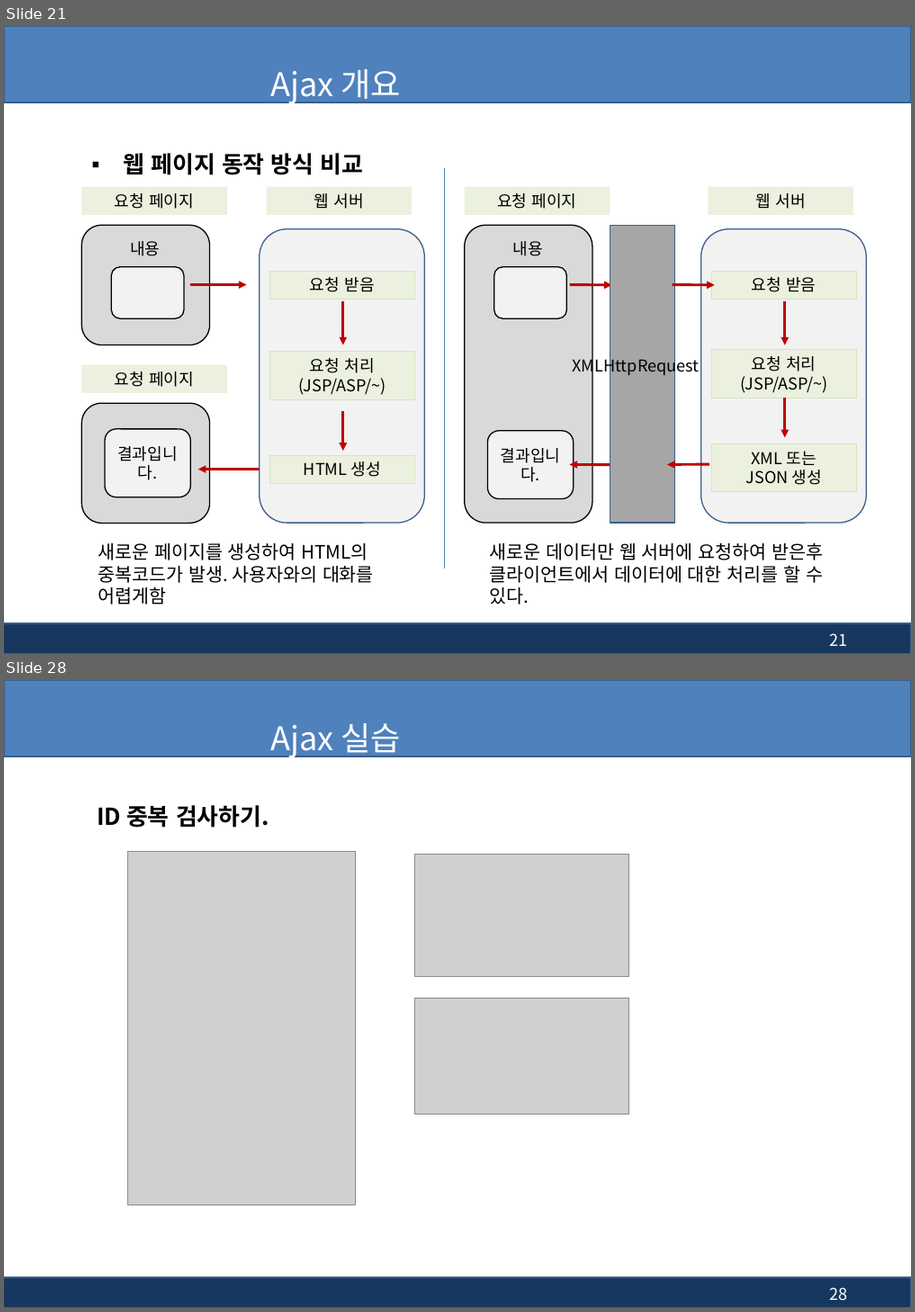
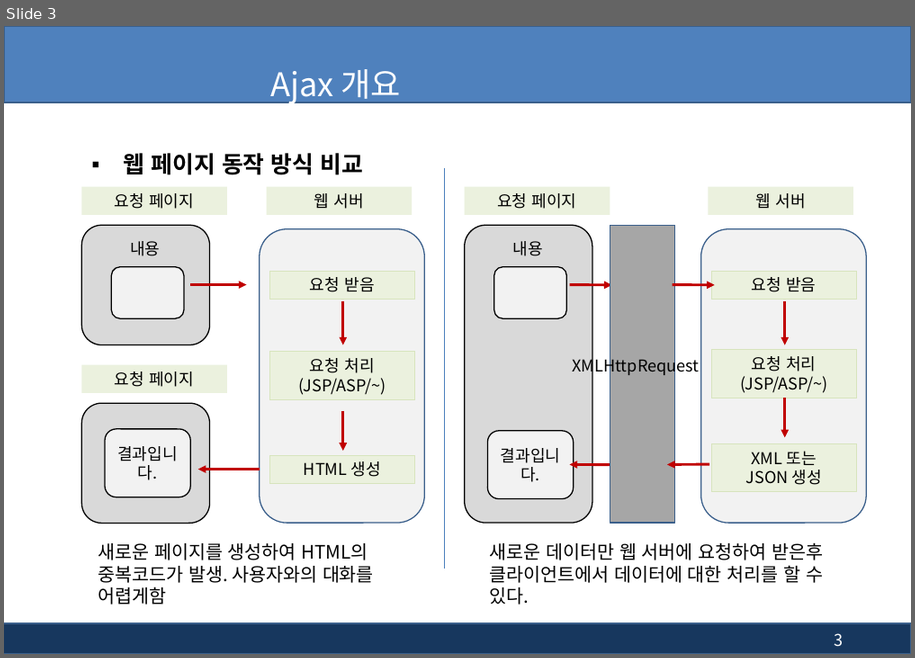
Before and after one commit to kiyongee2/green_project_web, a slide deck: jsp_ppt/13장. jsp - 부트스트랩(Bootstrap), Ajax.pptx. Shown one above the other, each under a label of ours: slides 21 and 28 before the commit, slide 3 after it; the slides between them are not shown. The pictures are 915x1312 and 915x658 pixels, drawn with LibreOffice and Linux fonts; fonts in the diff are those of the drawing; grey boxes stand for pictures; background and template pictures are left out. Boxes give left, top, right and bottom in pixels: in the first picture for what was removed or moved away, otherwise in the second. Text is boxed around its words. In the diff, an @@ line names an element or a change of style, - is before the commit and + after.

Commit message:
ajax

```diff
--- a/jsp_ppt/13장. jsp - 부트스트랩(Bootstrap), Ajax.pptx
+++ b/jsp_ppt/13장. jsp - 부트스트랩(Bootstrap), Ajax.pptx
@@ slide 28 removed at box(4, 680, 911, 1308), background #FFFFFF; not listed: 2 template elements that a slide beside it also shows @@
@@ title removed at box(270, 723, 402, 758) @@
-Ajax 실습
@@ text removed at box(97, 805, 270, 828) @@
-ID 중복 검사하기.
@@ picture removed at box(128, 851, 356, 1206) @@
@@ picture removed at box(414, 855, 629, 976) @@
@@ picture removed at box(414, 999, 629, 1115) @@
@@ page number removed at box(830, 1288, 848, 1300) @@
-28
@@ what was slide 21 is now slide 3 @@
@@ page number at box(835, 634, 844, 647): text changed @@
-21
+3
```
Also in this commit, not shown: 6 slides changed, 3 slides added, 8 other slides removed, 1 other file.
